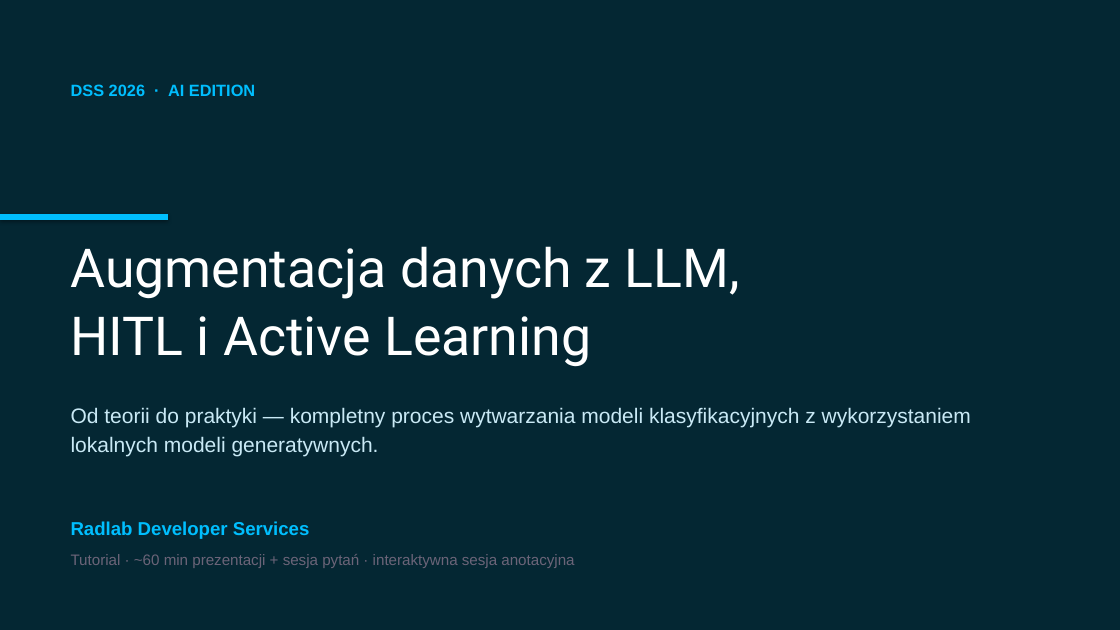
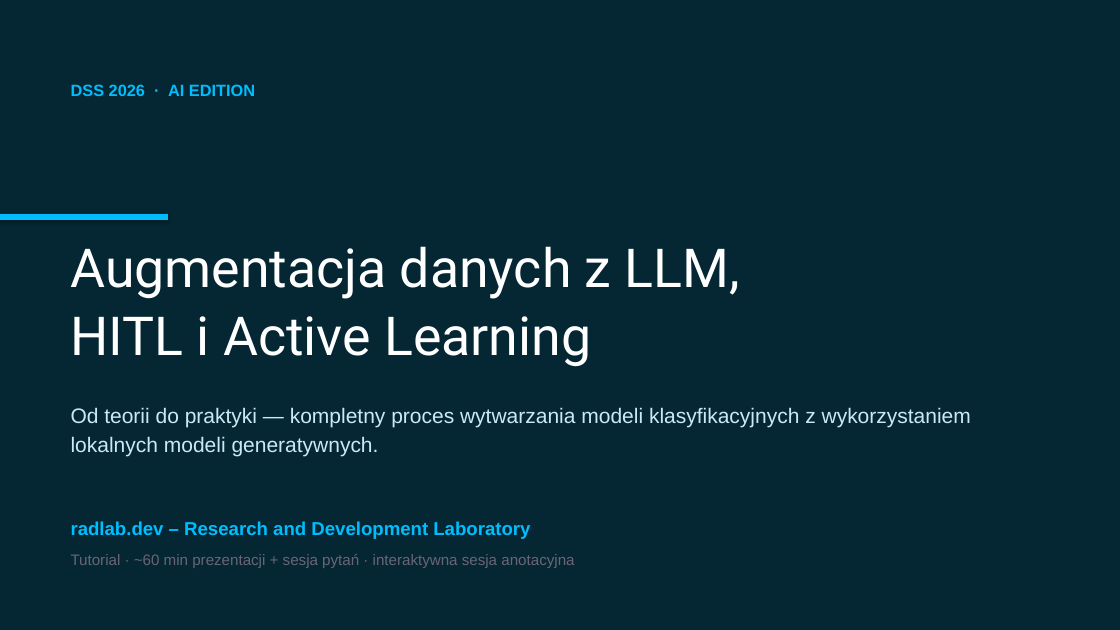
Before and after one commit to radlab-dev-group/.github, a slide deck: slide 1 of conf/DSS_20260618/presentation/pptx/DSS_2026_Tutorial.pptx. Drawn at 1120x630 pixels with LibreOffice and Linux fonts; fonts in the diff are those of the drawing. Boxes give left, top, right and bottom in pixels: in the first picture for what was removed or moved away, otherwise in the second. Text is boxed around its words. In the diff, an @@ line names an element or a change of style, - is before the commit and + after.

```diff
--- a/conf/DSS_20260618/presentation/pptx/DSS_2026_Tutorial.pptx
+++ b/conf/DSS_20260618/presentation/pptx/DSS_2026_Tutorial.pptx
@@ text at (71,521,530,539): text changed @@
-Radlab Developer Services
+radlab.dev – Research and Development Laboratory
```
Also in this commit, not shown: 3 other slides changed, 5 other files.
